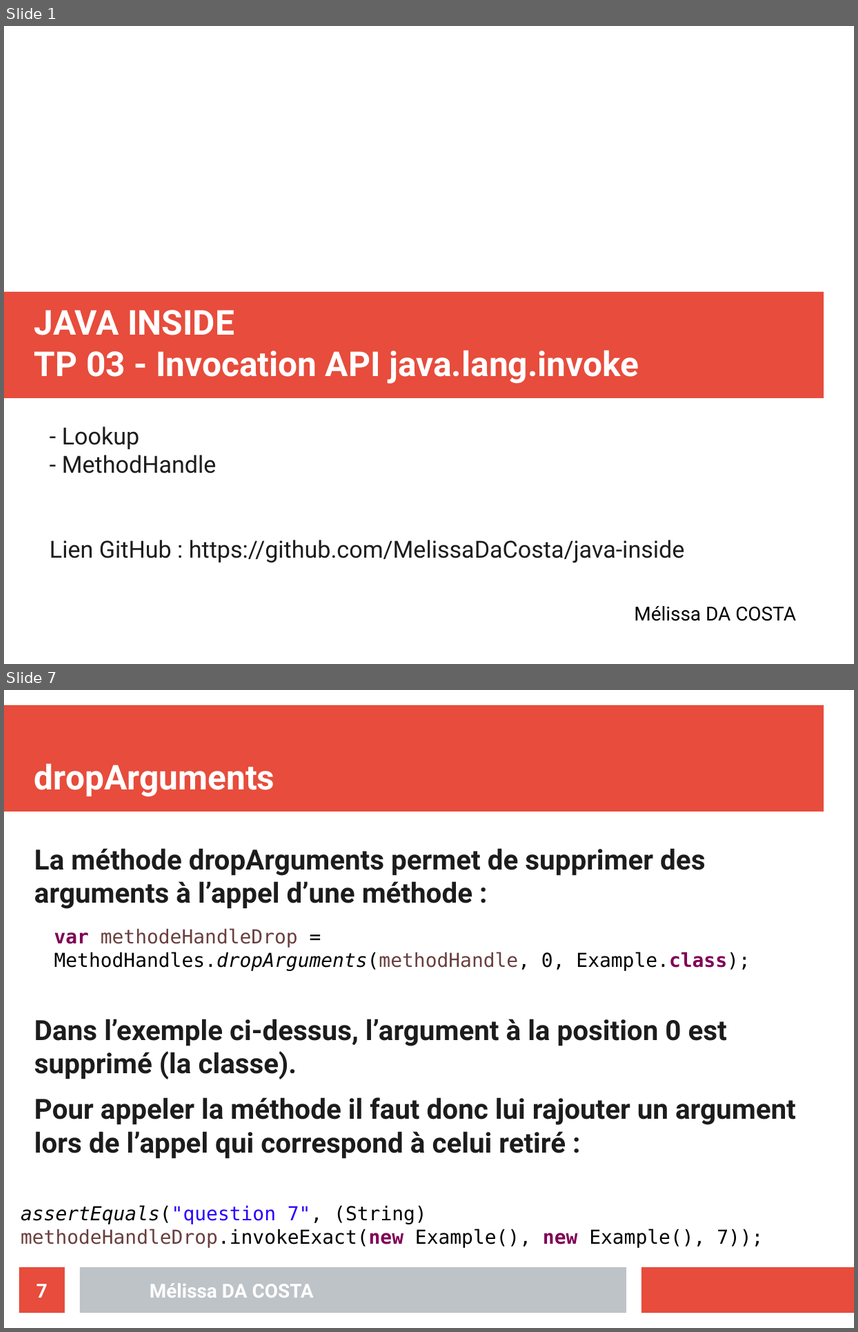
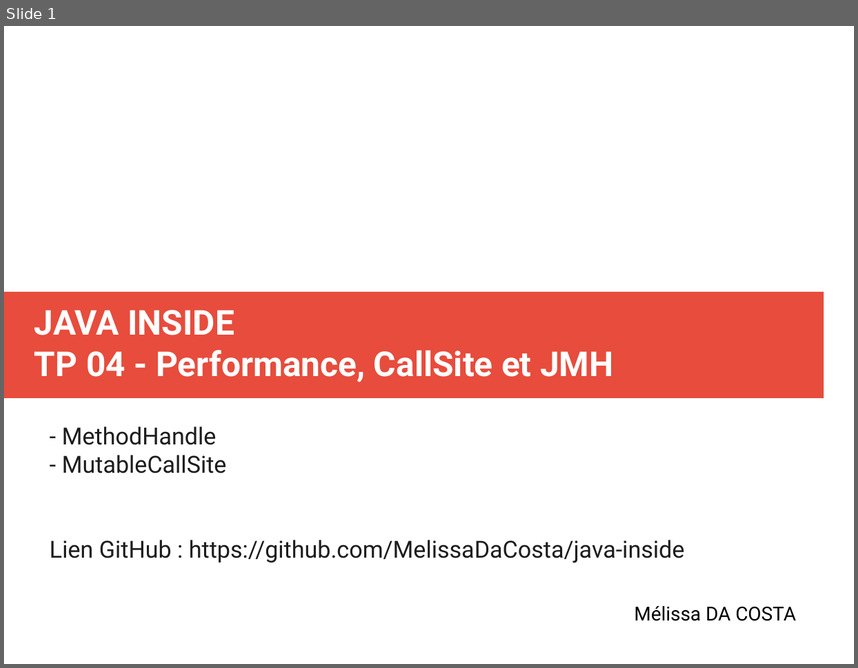
Before and after one commit to MelissaDaCosta/java-inside, a slide deck: lab4/Mélissa_DA_COSTA_slides_TP04.odp. Shown one above the other, each under a label of ours: slides 1 and 7 before the commit, slide 1 after it; the slides between them are not shown. The pictures are 858x1332 and 858x668 pixels, drawn with LibreOffice and Linux fonts; fonts in the diff are those of the drawing. Boxes give left, top, right and bottom in pixels: in the first picture for what was removed or moved away, otherwise in the second. Text is boxed around its words. In the diff, an @@ line names an element or a change of style, - is before the commit and + after.

```diff
--- a/lab4/Mélissa_DA_COSTA_slides_TP04.odp
+++ b/lab4/Mélissa_DA_COSTA_slides_TP04.odp
@@ slide 7 removed at box(4, 690, 854, 1328), background #FFFFFF @@
@@ rectangle removed at box(4, 705, 824, 812) @@
@@ title removed at box(34, 763, 275, 797) @@
-dropArguments
@@ text removed at box(34, 848, 796, 1159) @@
-La méthode dropArguments permet de supprimer des arguments à l’appel d’une méthode :
-Dans l’exemple ci-dessus, l’argument à la position 0 est supprimé (la classe).
-Pour appeler la méthode il faut donc lui rajouter un argument lors de l’appel qui correspond à celui retiré :
@@ text removed at box(54, 928, 750, 970) @@
-var methodeHandleDrop = MethodHandles.dropArguments(methodHandle, 0, Example.class);
@@ text removed at box(21, 1205, 763, 1247) @@
-assertEquals("question 7", (String) methodeHandleDrop.invokeExact(new Example(), new Example(), 7));
@@ page number removed at box(19, 1267, 65, 1312) @@
-7
@@ rectangle removed at box(80, 1267, 626, 1312) @@
@@ rectangle removed at box(642, 1267, 854, 1312) @@
@@ text removed at box(150, 1283, 314, 1297) @@
-Mélissa DA COSTA
@@ slide 1 changed as well @@
@@ title at box(34, 310, 613, 382): text changed @@
-JAVA INSIDE
-TP 03 - Invocation API java.lang.invoke
+JAVA INSIDE
+TP 04 - Performance, CallSite et JMH
@@ subtitle at box(62, 426, 139, 449): paragraph removed @@
-- Lookup
@@ subtitle at box(62, 454, 227, 473): paragraph added @@
+- MutableCallSite
```
Also in this commit, not shown: 6 slides added, 6 other slides removed, 1 other file.
